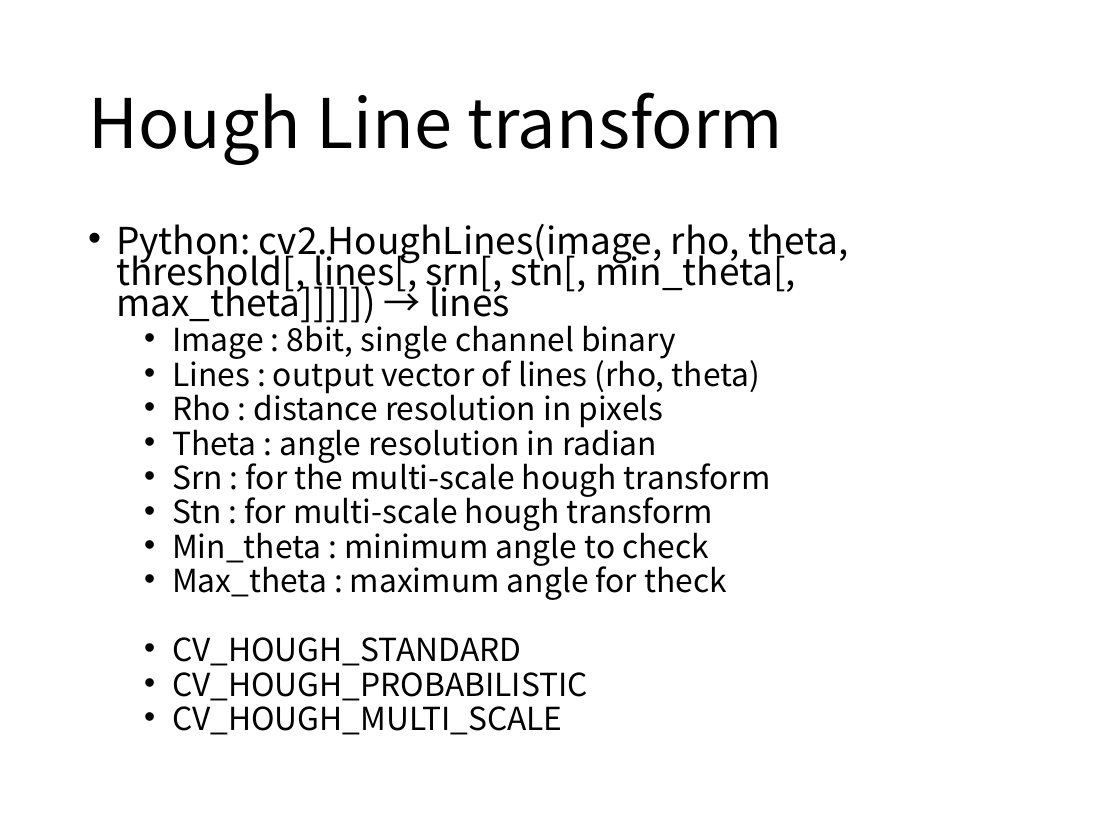
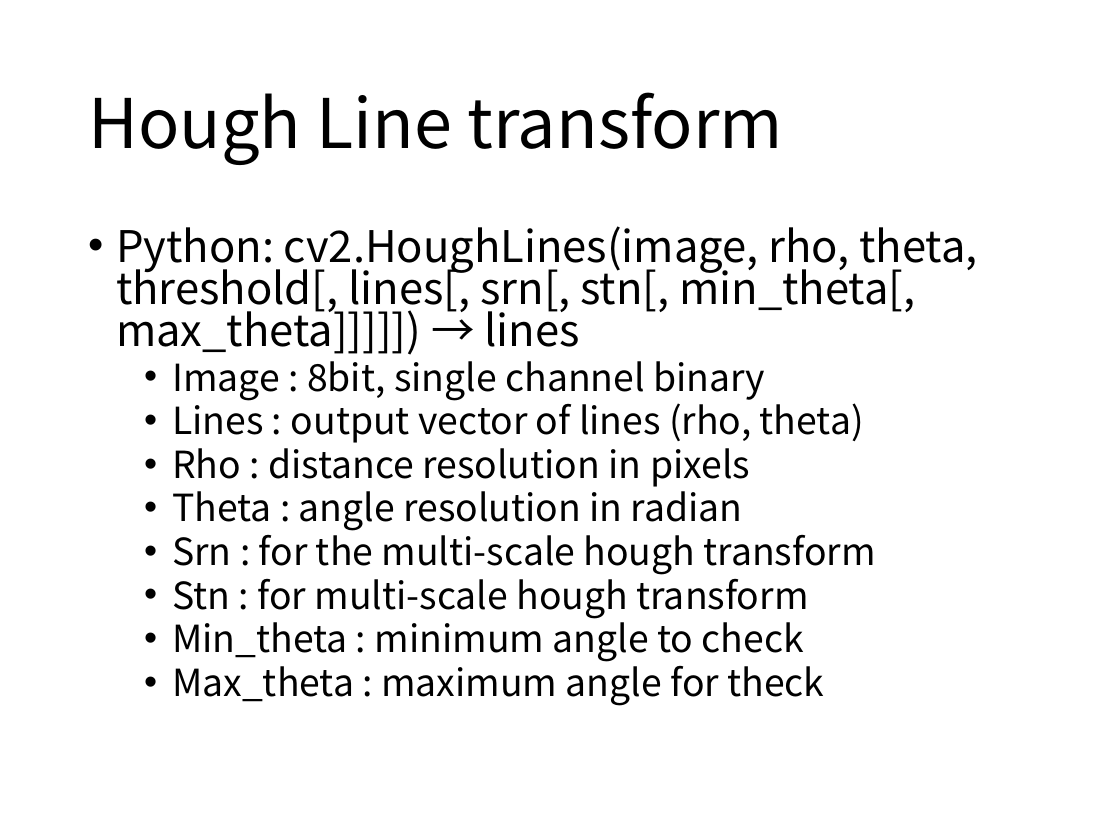
Before and after one commit to boy1089/MyProject, a slide deck: slide 14 of hough transform/hough transform ver1.pptx. Drawn at 1120x840 pixels with LibreOffice and Linux fonts; fonts in the diff are those of the drawing. Boxes give left, top, right and bottom in pixels: in the first picture for what was removed or moved away, otherwise in the second. Text is boxed around its words. In the diff, an @@ line names an element or a change of style, - is before the commit and + after.

```diff
--- a/hough transform/hough transform ver1.pptx
+++ b/hough transform/hough transform ver1.pptx
@@ text "Python: cv2.HoughLines(image, rho, theta, threshold[, ..." at (116,226,977,706): size 23.8 to 28 pt in "Python: cv2.HoughLines(image, rho, theta, threshold[, lines[ ..."; size 20.4 to 24 pt in "Image : 8bit, single channel binary", "Lines : output vector of lines (rho, ...", "Rho : distance resolution in pixels", "Theta : angle resolution in radian" and 4 more places; line spacing 0.7 to 0.8 @@
@@ text at (172,637,588,735): paragraphs removed @@
-  • CV_HOUGH_STANDARD
-  • CV_HOUGH_PROBABILISTIC
-  • CV_HOUGH_MULTI_SCALE
```
Also in this commit, not shown: 1 other slide changed, 7 other files.
